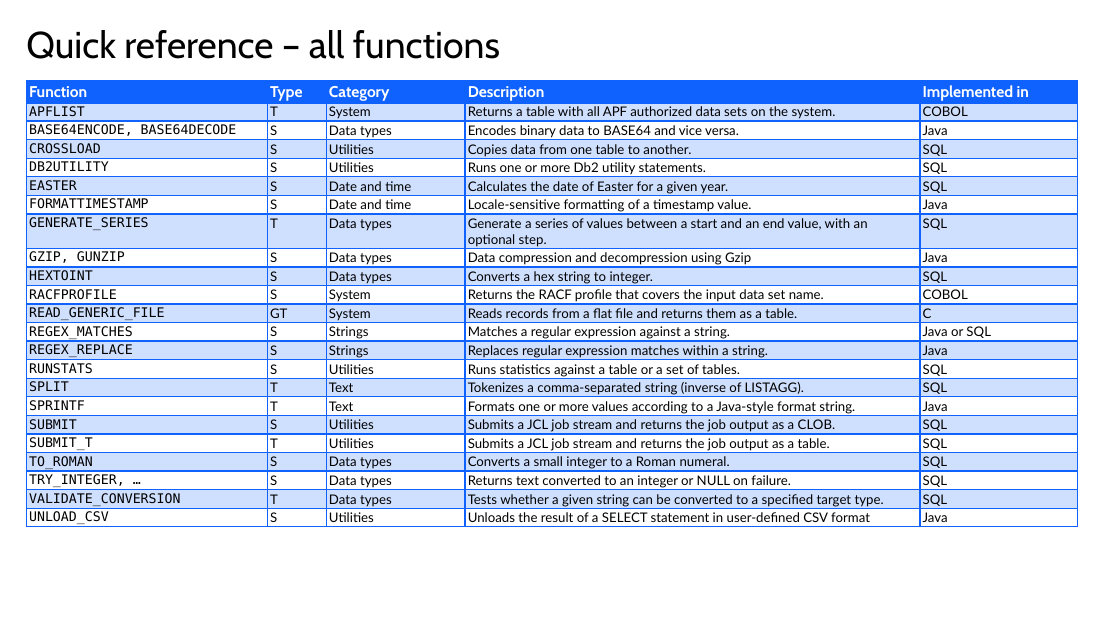
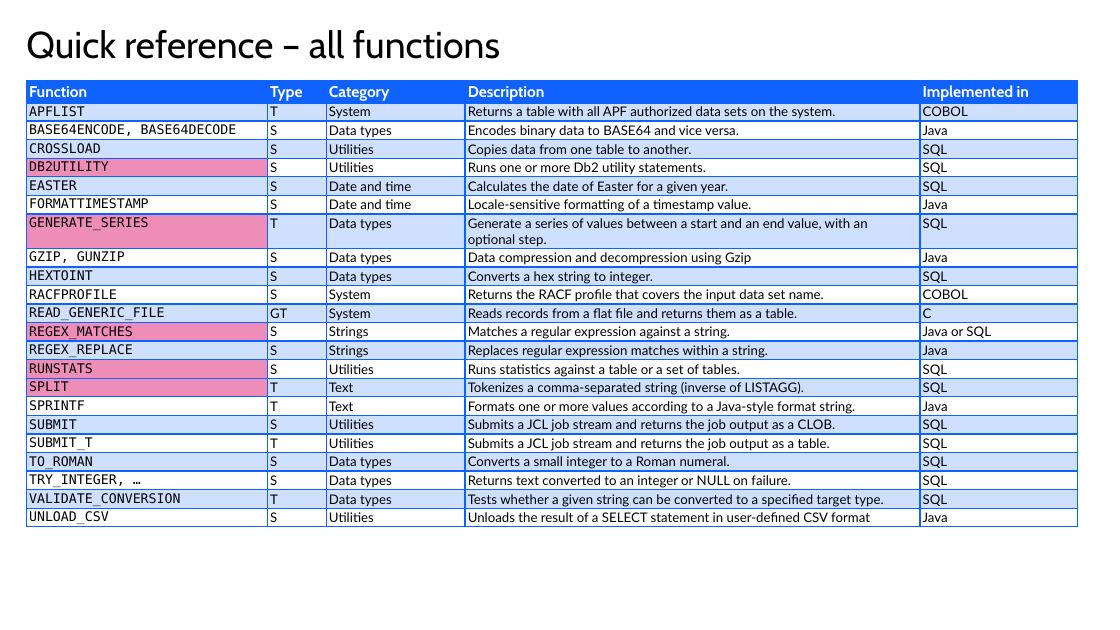
Before and after one commit to de103252/Db2_Routines, a slide deck: slide 33 of Db2 Routines Presentation.pptx (slide 34 before the commit). Drawn at 1120x630 pixels with LibreOffice and Linux fonts; fonts in the diff are those of the drawing; background and template pictures are left out. Boxes give left, top, right and bottom in pixels: in the first picture for what was removed or moved away, otherwise in the second. Text is boxed around its words. In the diff, an @@ line names an element or a change of style, - is before the commit and + after.

```diff
--- a/Db2 Routines Presentation.pptx
+++ b/Db2 Routines Presentation.pptx
@@ table at box(27, 81, 1079, 528) @@
@@ fill none to #EE8DB8 in 3 cells @@
@@ fill #0F62FE at 20% opacity to #EE8DB8 in 2 cells @@
```
Also in this commit, not shown: 5 other slides changed, 1 slide removed.
